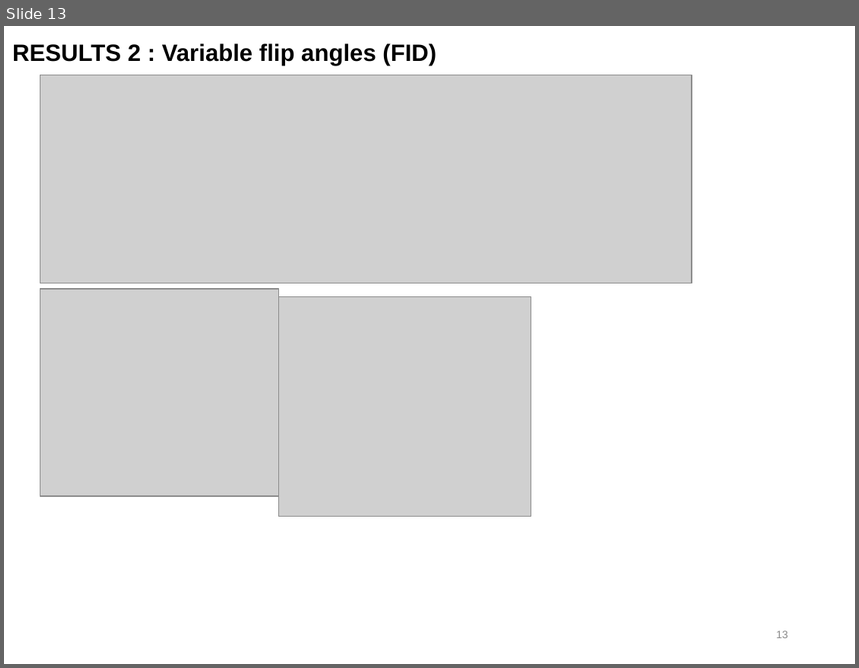
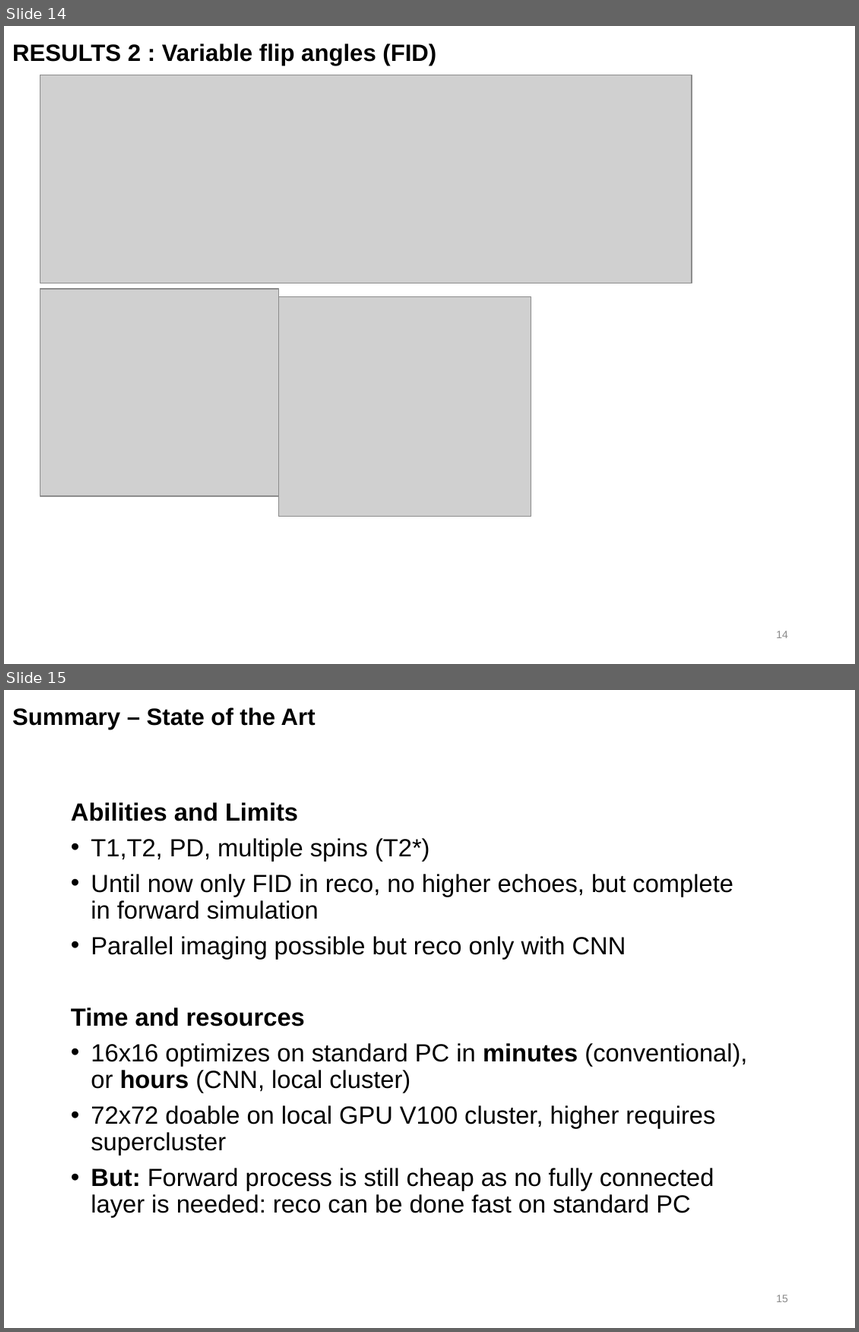
Before and after one commit to mzaiss/MRTwin_pulseq, a slide deck: lyx_ppt/MRIzero_two.ppt. Shown one above the other, each under a label of ours: slide 13 before the commit, slides 14 and 15 after it. The pictures are 859x668 and 859x1332 pixels, drawn with LibreOffice and Linux fonts; fonts in the diff are those of the drawing; grey boxes stand for pictures. Boxes give left, top, right and bottom in pixels: in the first picture for what was removed or moved away, otherwise in the second. Text is boxed around its words. In the diff, an @@ line names an element or a change of style, - is before the commit and + after.

```diff
--- a/lyx_ppt/MRIzero_two.ppt
+++ b/lyx_ppt/MRIzero_two.ppt
@@ slide 15 added at <box>4,690,855,1328</box>, background #FFFFFF @@
@@ title added at <box>12,707,316,730</box>, 20 pt, text #000000, bold @@
+Summary – State of the Art
@@ text added at <box>71,802,747,1217</box>, 21 pt, text #000000 @@
+Abilities and Limits
+• T1,T2, PD, multiple spins (T2*)
+• Until now only FID in reco, no higher echoes, but complete in forward simulation
+• Parallel imaging possible but reco only with CNN
+Time and resources
+• 16x16 optimizes on standard PC in minutes (conventional), or hours (CNN, local cluster)
+• 72x72 doable on local GPU V100 cluster, higher requires supercluster
+• But: Forward process is still cheap as no fully connected layer is needed: reco can be done fast on standard PC
@@ page number added at <box>776,1295,788,1303</box>, 9 pt, text #898989 @@
+15
@@ what was slide 13 is now slide 14 @@
@@ page number at <box>776,631,788,639</box>: text changed @@
-13
+14
```
Also in this commit, not shown: 5 slides changed, 1 other slide added, 7 other files.
